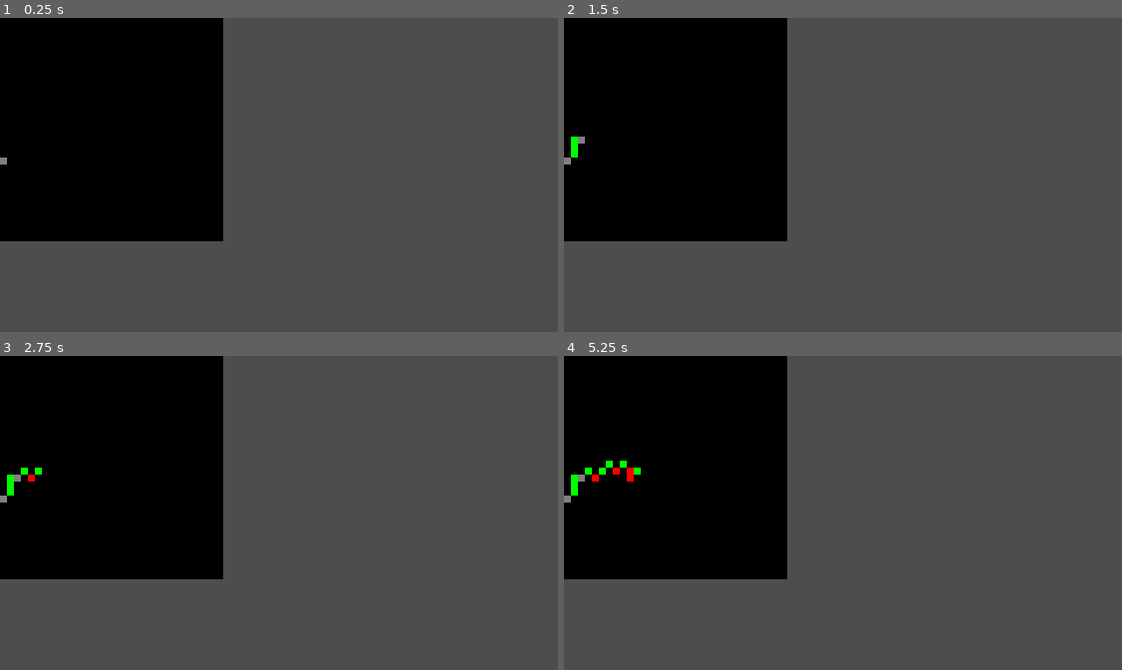
Above: before the commit, frames 1-4 (two rows, left to right).
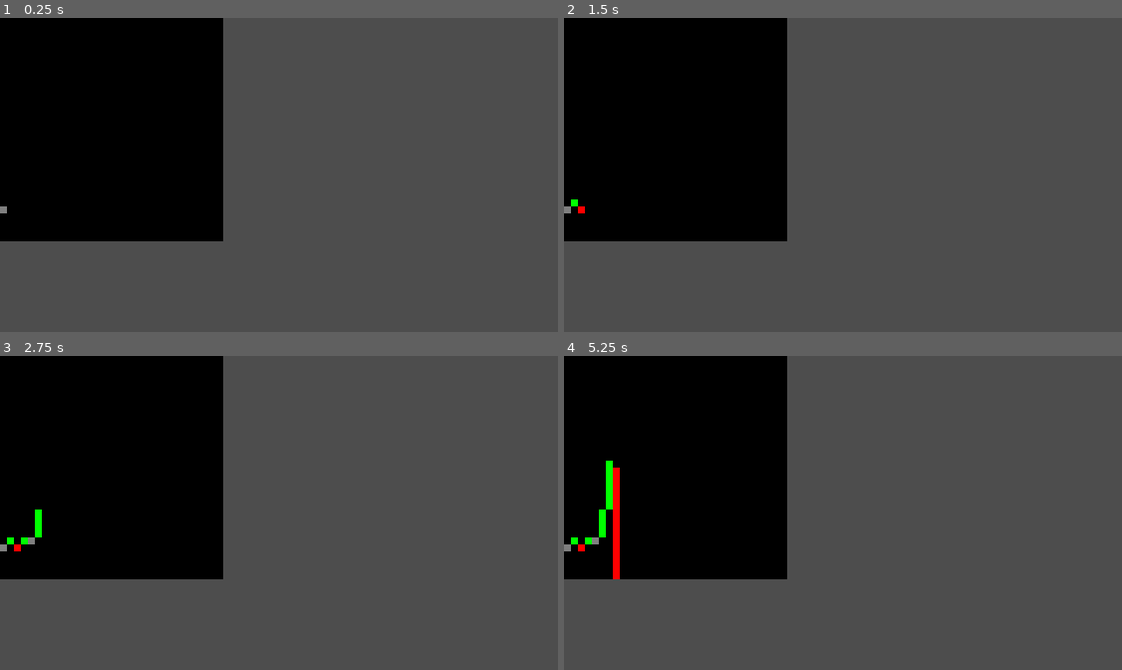
Above: after the commit, the same moments.

Repository: Larrycoder12/THM_Prod
Game: Godot game, scene res://scenes/sell_graph.tscn
Same seed, same stepped clock (60 frames per second), same inputs: the game is played once before the commit and once after it. This scene is started directly instead of the project's main scene.
Inputs:
- Up to frame 1 (0.25 s): no input
- Up to frame 2 (1.5 s): tap Enter at 0.5 s; hold Right (right) from 0.53 s (still down); tap Space (dash) at 0.6, 1.35 s; tap W (up) at 0.77 s
- Up to frame 3 (2.75 s): tap W (up) at 1.52 s; tap Space (dash) at 2, 2.1 s; release Right (right) at 2.03 s; hold A (left) from 2.03 s (still down)
- Up to frame 4 (5.25 s): release A (left) at 2.78 s; hold Right (right) 2.78-4.28 s; tap Space (dash) at 2.85, 3.6, 4.25, 4.35, 5.1 s; tap W (up) at 3.02, 3.77, 4.52 s; tap Enter at 3.5, 5 s; hold A (left) 4.28-5.03 s; hold Right (right) from 5.03 s (still down)

The runs differ from the first frame. In frame 1, less than 0.1% of the frame differs, in the area x 0-2%, y 44-63%; in frame 2, 0.2%; in frame 3, 0.5%; in frame 4, 1.2%, in the area x 0-14%, y 33-72%.

Commit message:
Added pricegen for ubercoin

Diff:
--- a/scripts/sell_graph.gd
+++ b/scripts/sell_graph.gd
@@ -13,7 +13,7 @@
 # Called when the node enters the scene tree for the first time.
 
 func reveal_columns():
-	var prices = generate_prices_mooncoin(12)
+	var prices = generate_prices_ubercoin(5)
 	var matrix = make_zero_matrix()
 
 	var prev = prices[0]
@@ -74,6 +74,36 @@
 
 	return prices
 
+func generate_prices_ubercoin(init_price) -> Array:
+	var prices: Array = []
+	var fluct = rng.randi_range(-1, 6)
+	var crash_chance = rng.randi_range(0, 4)
+	var crashed = false
+	var threshold = rng.randi_range(3, 5)
+
+	prices.append(init_price)
+
+	var prev_price = init_price
+	for i in range(W - 1):
+		if not crashed:
+			if (rng.randi_range(0, 120) < crash_chance or prev_price >= 31) and i > threshold:
+				prices.append(0)
+				crashed = true
+			else:
+				var price = prev_price + fluct
+				prices.append(clamp(price, 1, H))
+				fluct = rng.randi_range(-1, i + 4)
+				prev_price = price
+				print(crash_chance)
+				if price > 21:
+					crash_chance += rng.randi_range(0, 32)
+				else:
+					crash_chance += rng.randi_range(0, i * 1.5)
+		else:
+			prices.append(0)
+
+	return prices
+
 func generate_matrix(prices) -> Array:
 	var matrix: Array = []
 	var prev = prices[0]
